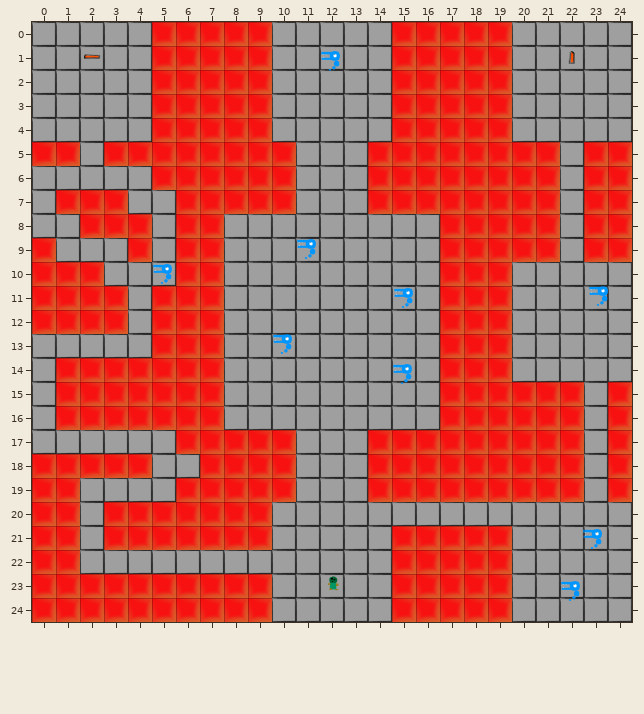
Two states of a Tiled map, tile_assets/map.tmx. That is the earlier state.
Cells are 32x32 px. Shown: x 0..24, y 0..24.
Now the later version:
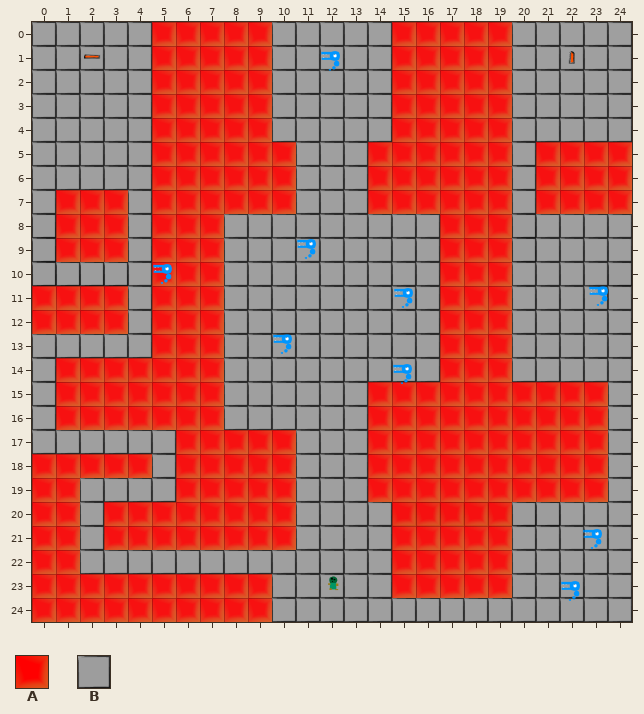
Key: from "tileset": A 0, B 2.
_ is an empty cell.
Tiles replaced or removed in this view: A, B.
The exact change:
Changed rows in their new state; . is an unchanged cell.
Layer "background":
first column x 0:
 5 BB.BB...............B._
 6 ....................B._
 7 ....._..............B._
 8 ._..B_..............B..
 9 B___B_..............B..
10 BBB.._.................
first column x 6:
15 ........___......_B
16 ........___......_B
17 ................._B
18 _................_B
19 ................._B
20 ...._..............
21 ...._..............
Layer "lava_layer":
first column x 0:
 5 __.__..............._.A..
 6 ...................._.A..
 7 .....A.............._.A..
 8 .A.._A..............BB.BB
 9 BAAA_A..............BB.BB
10 BBB..A...................
first column x 6:
15 ........AAA......A_
16 ........AAA......A_
17 .................A_
18 A................A_
19 .................A_
20 ....A....AAAAA.....
21 ....A..............
24 .........BBBBB.....
